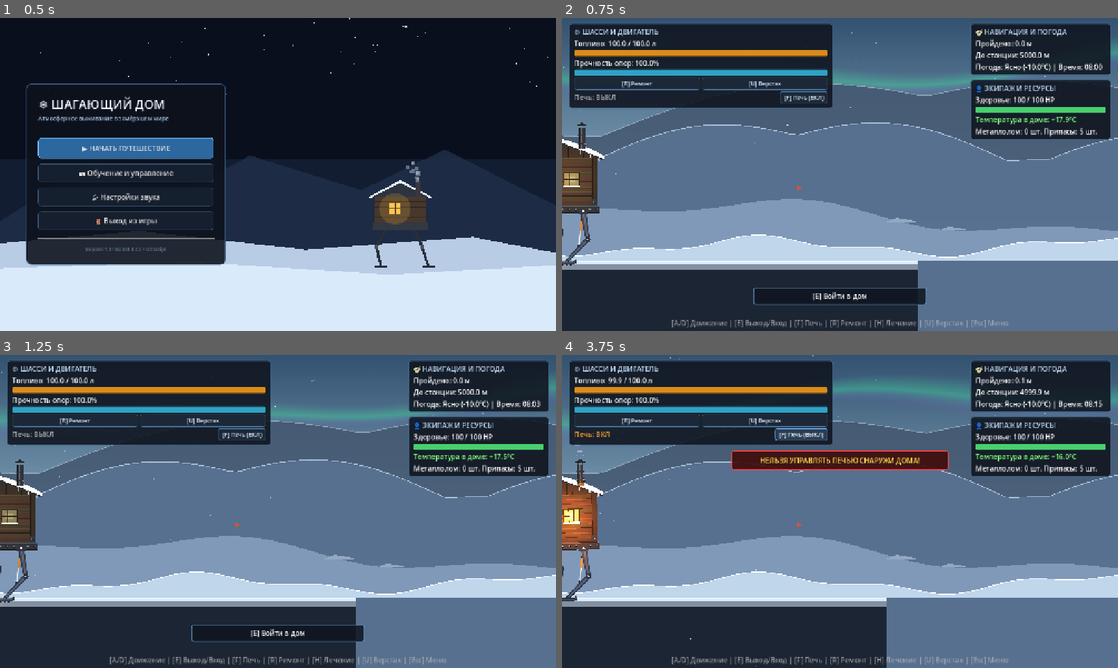
Above: before the commit, frames 1-4 (two rows, left to right).
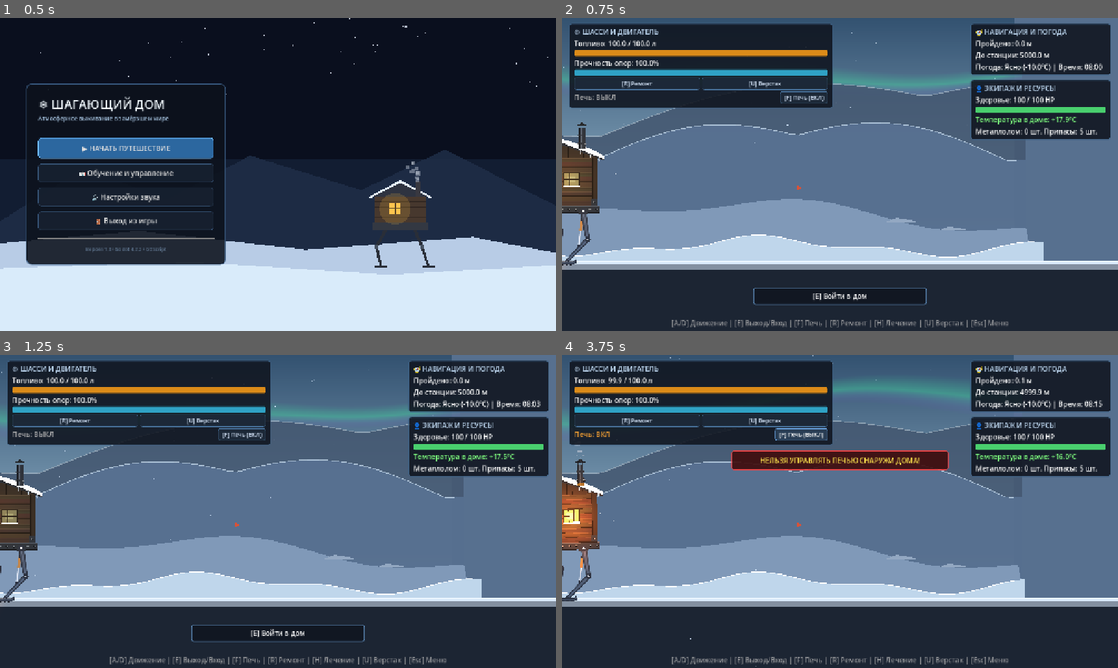
Above: after the commit, the same moments.

Repository: xsitraxs/walking-house
Game: Godot game, scene res://scenes/ui/MainMenu.tscn
Two runs of this game, one before a commit and one after it. Both use one fixed random seed, a clock stepped at 60 frames per second and the inputs below.
Inputs:
- Up to frame 1 (0.5 s): no input
- Up to frame 2 (0.75 s): click "▶ НАЧАТЬ ПУТЕШЕСТВИЕ" at 0.5 s
- Up to frame 3 (1.25 s): no input
- Up to frame 4 (3.75 s): click "[R] Ремонт" at 1.25 s; click "[U] Верстак" at 2 s; click "[F] Печь (ВКЛ)" at 2.75 s; tap Enter at 3.5 s; hold D (move_right) from 3.53 s (still down); hold E (interact) from 3.53 s (still down)

Frame 1 is identical in both runs. In frame 2, 10% of the frame differs, in the area x 64-100%, y 0-100%; in frame 3, 10%; in frame 4, 12%, in the area x 58-100%, y 0-100%.

Commit message:
fix(render): фон и земля покрывают реальный вьюпорт, а не 1280 px
Симптом на скриншоте: справа от камеры резкая вертикальная граница на
x≈817, за которой — плоский фон вместо пейзажа и обрыв земли.

Прошлый коммит (423d53e) эту дыру не закрыл, а замаскировал: он поднял
PARALLAX_SPAN с 750 до 1400 и задал default_clear_color под цвет неба.
Дыра осталась, но стала того же цвета, что небо, поэтому выглядела как
«мрачный участок». Проверка по пикселям: цвет (87,112,143) — это ровно
default_clear_color из project.godot.

Корень: окно 1279-1288 px при stretch aspect=expand, а слои считали
полуширину как константу.

- SkyCanvas/MountainCanvas/MidgroundCanvas/DunesCanvas: вместо константы
  PARALLAX_SPAN — _vis_half_span() от get_viewport_rect() с учётом
  cam.zoom. Раньше фиксированные +-750 не доставали до краёв при
  вьюпорте шире 1280; теперь покрытие масштабируется с окном и зумом.
- GroundVisual.gd: покрытие было cx±740 — отсюда обрыв земли ровно на
  x≈817. Теперь cx±(half*2), то есть земля шире пейзажных слоёв.

Проверено: все 53 .gd парсятся, тесты на эти символы не ссылаются.
Вживую не запускал — движка в песочнице нет.

Co-authored-by: arena-agent <297053741+arena-agent@users.noreply.github.com>

Diff:
--- a/scripts/world/DunesCanvas.gd
+++ b/scripts/world/DunesCanvas.gd
@@ -1,11 +1,6 @@
 # scripts/world/DunesCanvas.gd
 class_name DunesCanvas
 extends Node2D
-
-## Полуширина окна отрисовки в экранных координатах. Слой, который уже
-## скомпенсирован по cam.x, всё равно должен покрывать весь вьюпорт
-## (1280 px) с запасом, иначе справа/слева проступает clear color окна.
-const PARALLAX_SPAN: float = 1400.0
 
 ## Rapid foreground snow dunes and wind-carved drifts sitting directly behind the track line.
 ## Motion scale: (0.60, 0.0).
@@ -18,14 +13,29 @@
 	if biome_mgr != null:
 		biome_mgr.ambient_palette_updated.connect(func(_p): queue_redraw())
 
+## Полуширина отрисовки в координатах слоя. Считается от реального размера
+## вьюпорта с учётом зума, а не от константы: окно бывает шире 1280 px, а зум
+## меняется между режимами дома (1.0) и игрока (1.15). Прежние фиксированные
+## +-750 px не покрывали широкое окно, и справа проступал незакрашенный фон.
+func _vis_half_span() -> float:
+	var half: float = 640.0 # запасной минимум, если вьюпорта ещё нет
+	if get_viewport() != null:
+		half = get_viewport_rect().size.x * 0.5
+		var cam: Camera2D = get_viewport().get_camera_2d()
+		if cam != null:
+			half *= cam.zoom.x
+	# Полтора экрана в каждую сторону — с запасом на сдвиг слоя.
+	return half * 1.5 + 80.0
+
 func _draw() -> void:
 	var cam: Camera2D = null
 	if get_viewport() != null:
 		cam = get_viewport().get_camera_2d()
 	var cx: float = cam.global_position.x if cam != null else 0.0
 	var local_cam_x: float = cx * 0.60
-	var left_x: float = local_cam_x - PARALLAX_SPAN
-	var right_x: float = local_cam_x + PARALLAX_SPAN
+	var half_span: float = _vis_half_span()
+	var left_x: float = local_cam_x - half_span
+	var right_x: float = local_cam_x + half_span
 
 	var pal: Dictionary = biome_mgr.get_active_palette() if biome_mgr != null else {}
 	var c_dune: Color = pal.get("dunes_tint", Color(0.75, 0.84, 0.92))
--- a/scripts/world/GroundVisual.gd
+++ b/scripts/world/GroundVisual.gd
@@ -25,8 +25,17 @@
 	var view_right: float = 1380.0
 	if cam != null:
 		var cx: float = cam.global_position.x
-		view_left = cx - 740.0
-		view_right = cx + 740.0
+		# Полуширина считается от реального вьюпорта: при окне шире 1280 px
+		# (или зуме игрока 1.15) прежние +-740 px не доставали до краёв, и
+		# справа/слева земля обрывалась прямой вертикальной границей.
+		var half: float = 640.0
+		if get_viewport() != null:
+			half = get_viewport_rect().size.x * 0.5 * cam.zoom.x
+		# Запас в 2 экрана: на скриншоте земля обрывалась на экранной x≈817,
+		# хотя старый код считал, что покрывает +-740 — реальная видимая
+		# область с учётом параллакса и стрейча оказалась шире.
+		view_left = cx - half * 2.0
+		view_right = cx + half * 2.0
 
 	var palette: Dictionary = biome_mgr.get_active_palette() if biome_mgr != null else {}
 	var c_snow_base: Color = palette.get("ground_snow_base", Color(0.92, 0.95, 0.98, 1.0))
--- a/scripts/world/MidgroundCanvas.gd
+++ b/scripts/world/MidgroundCanvas.gd
@@ -1,11 +1,6 @@
 # scripts/world/MidgroundCanvas.gd
 class_name MidgroundCanvas
 extends Node2D
-
-## Полуширина окна отрисовки в экранных координатах. Слой, который уже
-## скомпенсирован по cam.x, всё равно должен покрывать весь вьюпорт
-## (1280 px) с запасом, иначе справа/слева проступает clear color окна.
-const PARALLAX_SPAN: float = 1400.0
 
 ## Procedural midground rolling hills and biome-specific visual storytelling props.
 ## Renders ruined tents, weathered posts, scrap cranes, dead pines, and outpost towers.
@@ -20,6 +15,20 @@
 		biome_mgr = get_node_or_null("../../../BiomeManager")
 	if biome_mgr != null:
 		biome_mgr.ambient_palette_updated.connect(func(_p): queue_redraw())
+
+## Полуширина отрисовки в координатах слоя. Считается от реального размера
+## вьюпорта с учётом зума, а не от константы: окно бывает шире 1280 px, а зум
+## меняется между режимами дома (1.0) и игрока (1.15). Прежние фиксированные
+## +-750 px не покрывали широкое окно, и справа проступал незакрашенный фон.
+func _vis_half_span() -> float:
+	var half: float = 640.0 # запасной минимум, если вьюпорта ещё нет
+	if get_viewport() != null:
+		half = get_viewport_rect().size.x * 0.5
+		var cam: Camera2D = get_viewport().get_camera_2d()
+		if cam != null:
+			half *= cam.zoom.x
+	# Полтора экрана в каждую сторону — с запасом на сдвиг слоя.
+	return half * 1.5 + 80.0
 
 func _draw() -> void:
 	var cam: Camera2D = null
@@ -27,8 +36,9 @@
 		cam = get_viewport().get_camera_2d()
 	var cx: float = cam.global_position.x if cam != null else 0.0
 	var local_cam_x: float = cx * 0.25
-	var left_x: float = local_cam_x - PARALLAX_SPAN
-	var right_x: float = local_cam_x + PARALLAX_SPAN
+	var half_span: float = _vis_half_span()
+	var left_x: float = local_cam_x - half_span
+	var right_x: float = local_cam_x + half_span
 
 	var pal: Dictionary = biome_mgr.get_active_palette() if biome_mgr != null else {}
 	var c_mid: Color = pal.get("midground_tint", Color(0.50, 0.60, 0.72))
--- a/scripts/world/MountainCanvas.gd
+++ b/scripts/world/MountainCanvas.gd
@@ -1,11 +1,6 @@
 # scripts/world/MountainCanvas.gd
 class_name MountainCanvas
 extends Node2D
-
-## Полуширина окна отрисовки в экранных координатах. Слой, который уже
-## скомпенсирован по cam.x, всё равно должен покрывать весь вьюпорт
-## (1280 px) с запасом, иначе справа/слева проступает clear color окна.
-const PARALLAX_SPAN: float = 1400.0
 
 ## Procedural distant alpine crags, jagged peaks & atmospheric depth.
 ## Motion scale: (0.08, 0.0).
@@ -18,14 +13,29 @@
 	if biome_mgr != null:
 		biome_mgr.ambient_palette_updated.connect(func(_p): queue_redraw())
 
+## Полуширина отрисовки в координатах слоя. Считается от реального размера
+## вьюпорта с учётом зума, а не от константы: окно бывает шире 1280 px, а зум
+## меняется между режимами дома (1.0) и игрока (1.15). Прежние фиксированные
+## +-750 px не покрывали широкое окно, и справа проступал незакрашенный фон.
+func _vis_half_span() -> float:
+	var half: float = 640.0 # запасной минимум, если вьюпорта ещё нет
+	if get_viewport() != null:
+		half = get_viewport_rect().size.x * 0.5
+		var cam: Camera2D = get_viewport().get_camera_2d()
+		if cam != null:
+			half *= cam.zoom.x
+	# Полтора экрана в каждую сторону — с запасом на сдвиг слоя.
+	return half * 1.5 + 80.0
+
 func _draw() -> void:
 	var cam: Camera2D = null
 	if get_viewport() != null:
 		cam = get_viewport().get_camera_2d()
 	var cx: float = cam.global_position.x if cam != null else 0.0
 	var local_cam_x: float = cx * 0.08
-	var left_x: float = local_cam_x - PARALLAX_SPAN
-	var right_x: float = local_cam_x + PARALLAX_SPAN
+	var half_span: float = _vis_half_span()
+	var left_x: float = local_cam_x - half_span
+	var right_x: float = local_cam_x + half_span
 
 	var pal: Dictionary = biome_mgr.get_active_palette() if biome_mgr != null else {}
 	var c_mount: Color = pal.get("mountain_tint", Color(0.35, 0.45, 0.58, 0.85))
--- a/scripts/world/SkyCanvas.gd
+++ b/scripts/world/SkyCanvas.gd
@@ -1,11 +1,6 @@
 # scripts/world/SkyCanvas.gd
 class_name SkyCanvas
 extends Node2D
-
-## Полуширина окна отрисовки в экранных координатах. Слой, который уже
-## скомпенсирован по cam.x, всё равно должен покрывать весь вьюпорт
-## (1280 px) с запасом, иначе справа/слева проступает clear color окна.
-const PARALLAX_SPAN: float = 1400.0
 
 ## Procedural sky dome, twinkling star field & flowing Aurora Borealis curtains.
 ## Motion scale: (0.02, 0.0).
@@ -28,14 +23,29 @@
 		redraw_accum = 0.0
 		queue_redraw()
 
+## Полуширина отрисовки в координатах слоя. Считается от реального размера
+## вьюпорта с учётом зума, а не от константы: окно бывает шире 1280 px, а зум
+## меняется между режимами дома (1.0) и игрока (1.15). Прежние фиксированные
+## +-750 px не покрывали широкое окно, и справа проступал незакрашенный фон.
+func _vis_half_span() -> float:
+	var half: float = 640.0 # запасной минимум, если вьюпорта ещё нет
+	if get_viewport() != null:
+		half = get_viewport_rect().size.x * 0.5
+		var cam: Camera2D = get_viewport().get_camera_2d()
+		if cam != null:
+			half *= cam.zoom.x
+	# Полтора экрана в каждую сторону — с запасом на сдвиг слоя.
+	return half * 1.5 + 80.0
+
 func _draw() -> void:
 	var cam: Camera2D = null
 	if get_viewport() != null:
 		cam = get_viewport().get_camera_2d()
 	var cx: float = cam.global_position.x if cam != null else 0.0
 	var local_cam_x: float = cx * 0.02
-	var left_x: float = local_cam_x - PARALLAX_SPAN
-	var right_x: float = local_cam_x + PARALLAX_SPAN
+	var half_span: float = _vis_half_span()
+	var left_x: float = local_cam_x - half_span
+	var right_x: float = local_cam_x + half_span
 
 	var pal: Dictionary = biome_mgr.get_active_palette() if biome_mgr != null else {}
 	var c_zenith: Color = pal.get("sky_zenith", Color(0.20, 0.32, 0.44))
